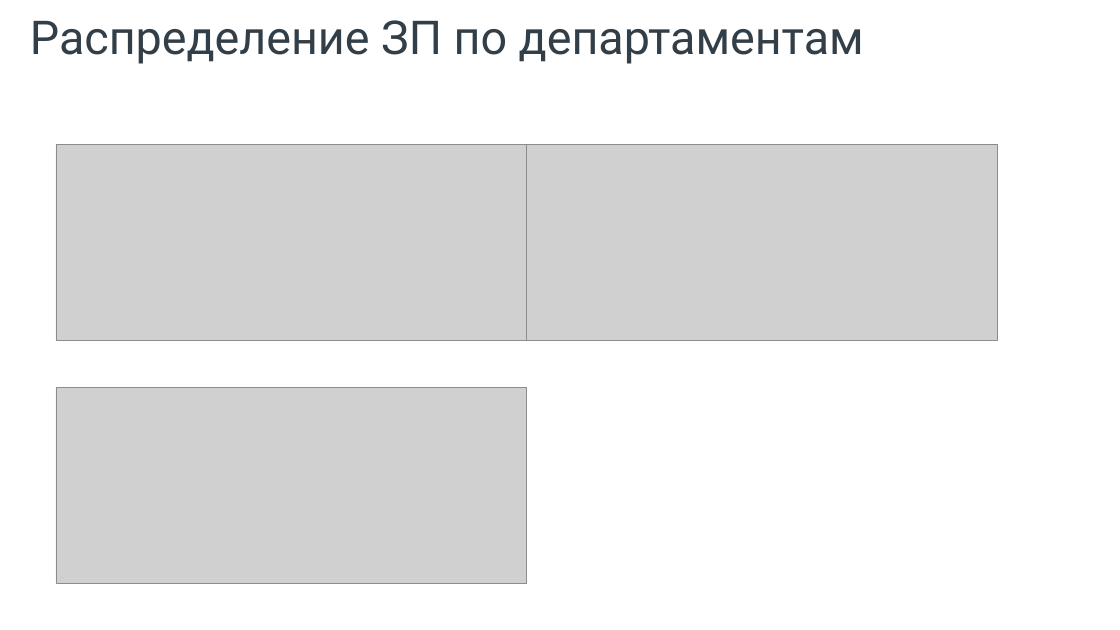
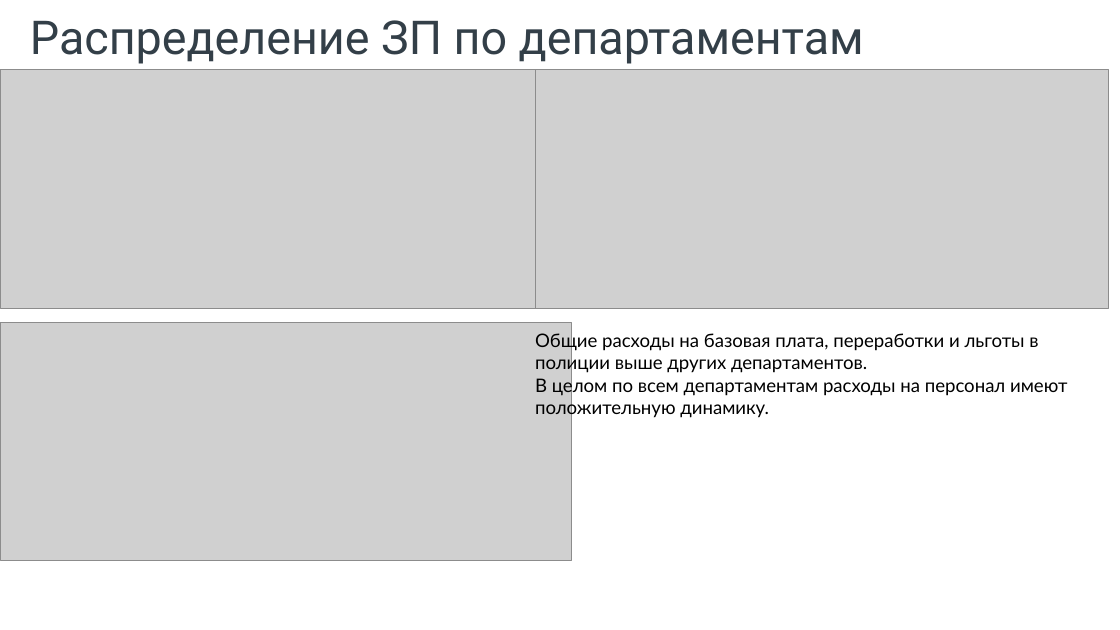
Before and after one commit to temasty/Project, a slide deck: slide 10 of Молодык_А_А.pptx (slide 8 before the commit). Drawn at 1120x630 pixels with LibreOffice and Linux fonts; fonts in the diff are those of the drawing; grey boxes stand for pictures; background and template pictures are left out. Boxes give left, top, right and bottom in pixels: in the first picture for what was removed or moved away, otherwise in the second. Text is boxed around its words. In the diff, an @@ line names an element or a change of style, - is before the commit and + after.

```diff
--- a/Молодык_А_А.pptx
+++ b/Молодык_А_А.pptx
@@ picture: place and size @@
-picture at [56, 145, 527, 340]
+picture at [0, 70, 571, 308]
@@ picture: place and size @@
-picture at [527, 145, 997, 340]
+picture at [536, 70, 1109, 308]
@@ picture: place and size @@
-picture at [56, 387, 527, 583]
+picture at [0, 322, 571, 560]
@@ text added at [535, 331, 1067, 418], 16 pt, text #000000 @@
+Общие расходы на базовая плата, переработки и льготы в полиции выше других департаментов.
+В целом по всем департаментам расходы на персонал имеют положительную динамику.
```
Also in this commit, not shown: 5 other slides changed, 4 slides added, 2 slides removed.
